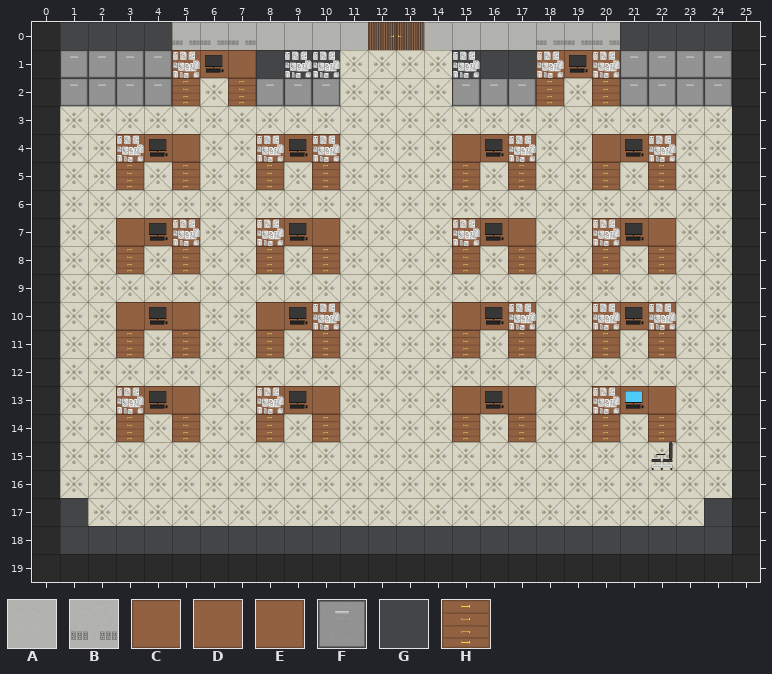
Tiled map, stored at Sequence_Break/Content/maps/demo/Puzzle.tmx. The first picture shows the starting point.
Cells are 64x64 px. Shown: x 0..25, y 0..19. Tiles whose own drawing changed are shown in their newer look in all pictures.
Key: from "Demo_map": A 10, B 12, C 29, D 30, E 31, F 32, G 33, H 37.
_ is an empty cell.
Layers that did not change in this view are not listed.
Layer "Objects" before, first column x 0:
 0 _GGGGBBBAAAA__AAAABBBGGGG_
 1 _FFFFCDEGGG____GGGCDEFFFF_
 2 _FFFFH_HFFF____FFFH_HFFFF_
 3 __________________________
 4 ___CDE__CDE____CDE__CDE___
 5 ___H_H__H_H____H_H__H_H___
 6 __________________________
 7 ___CDE__CDE____CDE__CDE___
 8 ___H_H__H_H____H_H__H_H___
 9 __________________________
10 ___CDE__CDE____CDE__CDE___
11 ___H_H__H_H____H_H__H_H___
12 __________________________
13 ___CDE__CDE____CDE__CDE___
14 ___H_H__H_H____H_H__H_H___
15 __________________________
16 __________________________
17 __________________________
18 __________________________
19 __________________________
The same view after the edit:
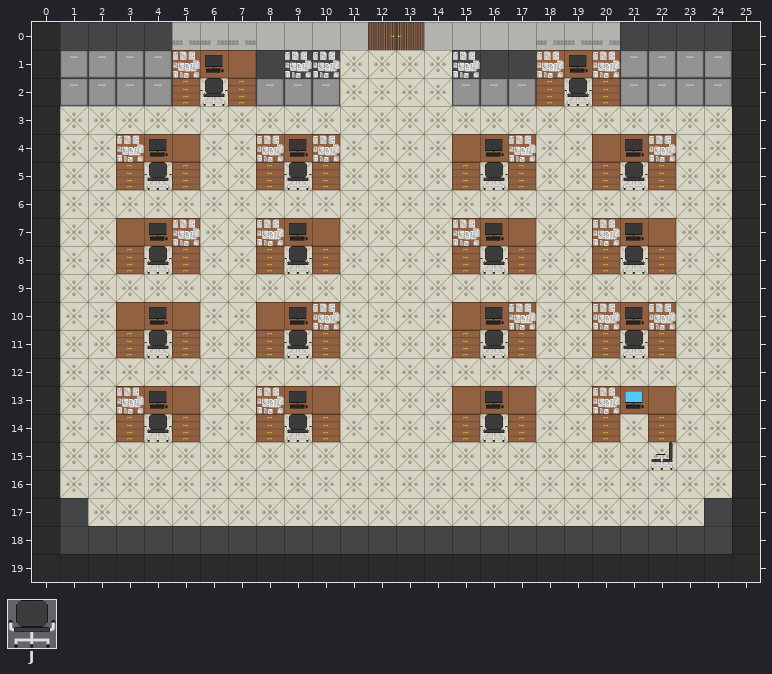
Further tiles: from "Demo_map": J 27.
Diff:
Layer "Objects":
Tile J now appears in row 2 at x 6 and 19; in row 5 at x 4, 9, 16 and 21; in row 8 at x 4, 9, 16 and 21; in row 11 at x 4, 9, 16 and 21; in row 14 at x 4, 9 and 16.
